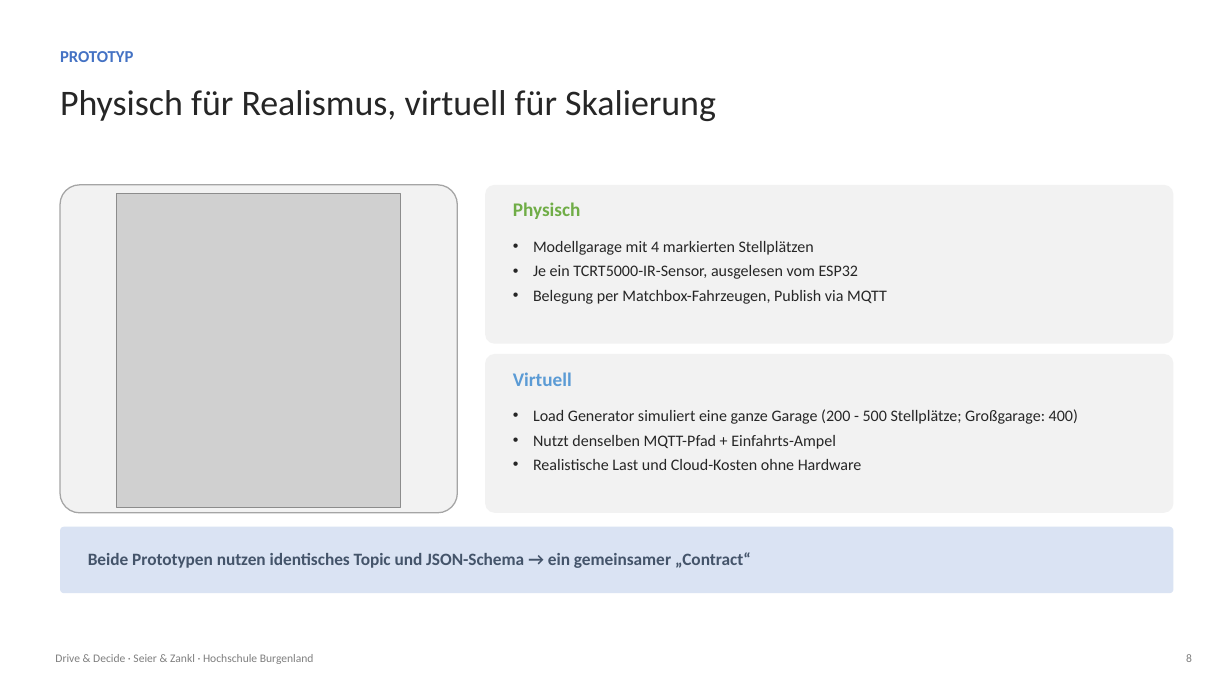
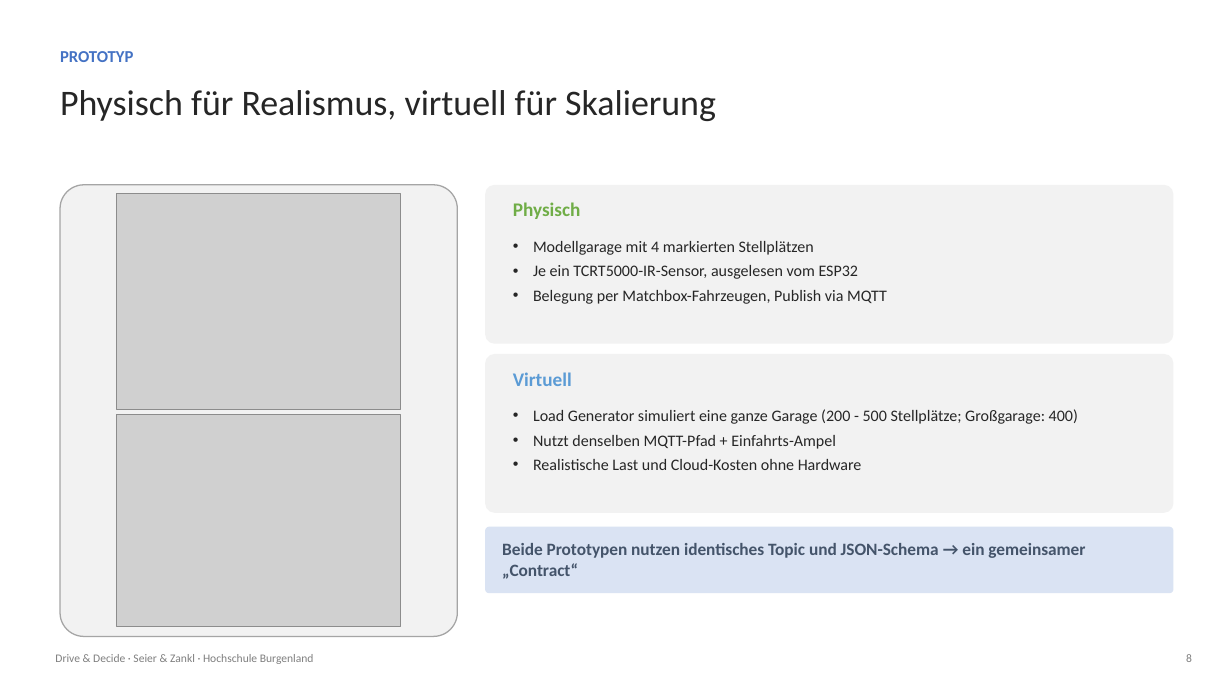
Before and after one commit to hochschule-jz/gruppe-n-inenp, a slide deck: slide 8 of presentation/Präsentation.pptx. Drawn at 1232x693 pixels with LibreOffice and Linux fonts; fonts in the diff are those of the drawing; grey boxes stand for pictures. Boxes give left, top, right and bottom in pixels: in the first picture for what was removed or moved away, otherwise in the second. Text is boxed around its words. In the diff, an @@ line names an element or a change of style, - is before the commit and + after.

Commit message:
updated presentation + added image

```diff
--- a/presentation/Präsentation.pptx
+++ b/presentation/Präsentation.pptx
@@ rounded rectangle: place and size @@
-rounded rectangle at box(60, 185, 457, 513)
+rounded rectangle at box(60, 185, 457, 637)
@@ picture: place and size @@
-picture at box(117, 194, 401, 507)
+picture at box(117, 193, 401, 409)
@@ picture added at box(117, 414, 401, 627) @@
@@ rounded rectangle: place and size @@
-rounded rectangle at box(60, 527, 1174, 593)
+rounded rectangle at box(485, 527, 1174, 593)
@@ text "Beide Prototypen nutzen identisches Topic ..." rewrapped from box(88, 552, 751, 568) to box(502, 543, 1085, 579) @@
```
Also in this commit, not shown: 1 other file.
